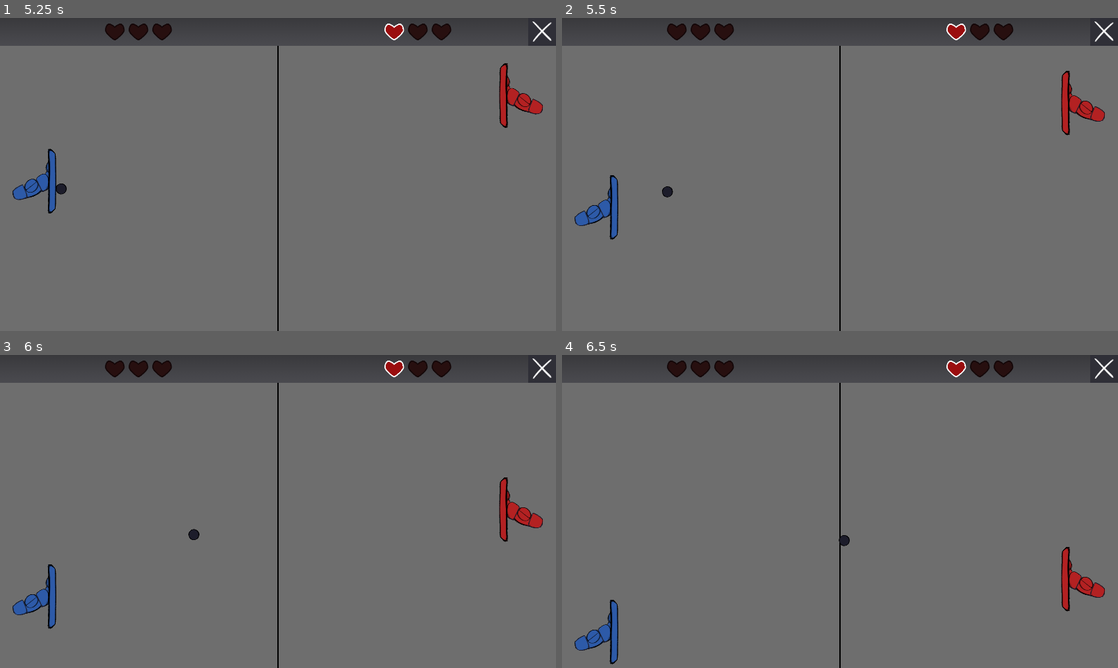
Above: before the commit, frames 1-4 (two rows, left to right).
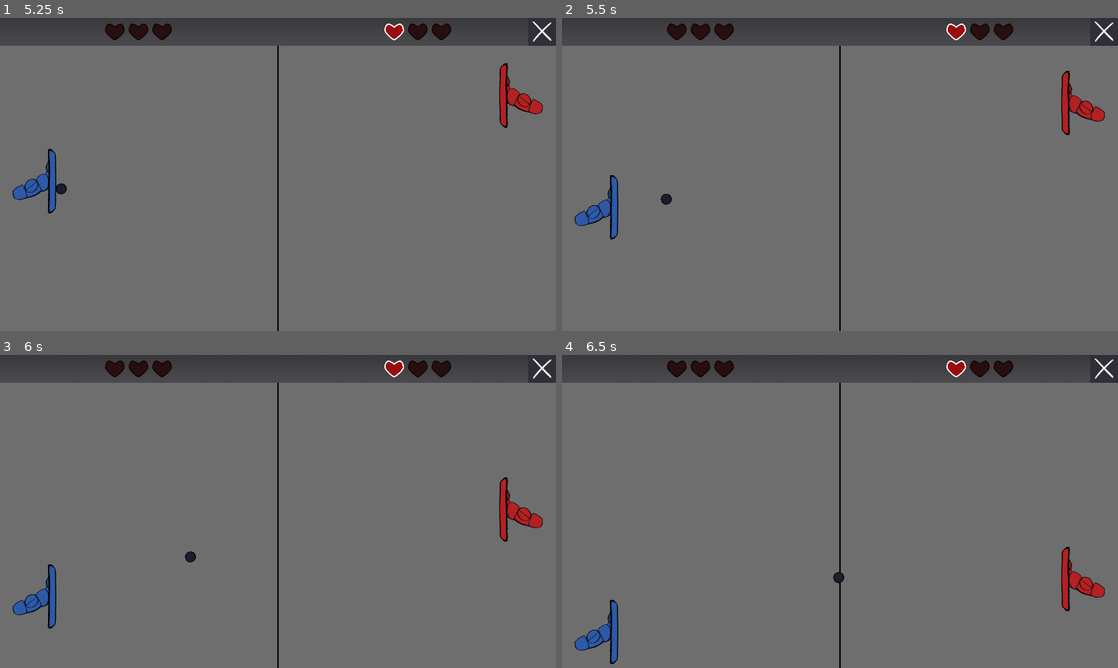
Above: after the commit, the same moments.

Repository: parrotwise/gmtk26-pong
Game: Godot game, scene res://Menu/main_menu.tscn
Two runs of this game, one before a commit and one after it. Both use one fixed random seed, a clock stepped at 60 frames per second and the inputs below. This scene is started directly instead of the project's main scene.
Inputs:
- Up to frame 1 (5.25 s): click "Play" at 0.5 s; hold Up (ui_up) 1.28-2.03 s; hold Down (ui_down) 2.03-2.78 s; hold Up (ui_up) 2.78-4.28 s; hold Down (ui_down) from 4.28 s (still down)
- Up to frame 2 (5.5 s): keep holding Down (ui_down)
- Up to frame 3 (6 s): keep holding Down (ui_down)
- Up to frame 4 (6.5 s): keep holding Down (ui_down)

Frame 1 is identical in both runs. In frame 2, less than 0.1% of the frame differs, in the area x 17-20%, y 53-60%; in frame 3, 0.1%, in the area x 33-36%, y 55-67%; in frame 4, 0.1%.

Commit message:
Implement Ball bounce logic that biases the angle of reflection towards the direction of the paddle's motion increasingly strongly as the point of collision approaches the tip of the paddle on that side

Diff:
--- a/Scripts/ball.gd
+++ b/Scripts/ball.gd
@@ -1,5 +1,12 @@
 class_name Ball
 extends Area2D
+
+
+enum Direction {
+	NONE,
+	UP,
+	DOWN,
+}
 
 
 signal bounce
@@ -10,8 +17,10 @@
 signal score_player
 signal score_opponent
 
+
 @export var speed: float = 250
 @export var pct_speedup_per_bump: int = 2
+@export_range(0.0, 2.0, 0.1) var reflection_bias_strength: float = 1.0
 
 var position_x_min: float:
 	get: return 0
@@ -61,15 +70,69 @@
 
 
 func _on_body_entered(body: Node2D) -> void:
+	var body_motion: Direction = Direction.NONE
+
 	if body is Player:
+		if body.velocity.y > 0:
+			body_motion = Direction.DOWN
+		elif body.velocity.y < 0:
+			body_motion = Direction.UP
+
 		bounce.emit()
 		bounce_player.emit()
 
 	elif body is Opponent:
+		body_motion = body.direction
+
 		bounce.emit()
 		bounce_opponent.emit()
 
+	var reflection_bias: float = 0
+
+	# If the colliding body was moving DOWN, the reflection angle may be biased DOWN
+	if body_motion == Direction.DOWN:
+
+		# No bias applied if the ball bounced off of the UPPER half
+		if position.y <= body.position.y:
+			reflection_bias = 0
+
+		# The LOWER half interpolates between no bias (collision at the center)
+		# and up to 45° DOWN (collision right at the LOWER tip of the collider)
+		else:
+			var alignment_center: float = body.position.y
+			var alignment_tip: float = body.position.y + body.collider.shape.height / 2
+			var alignment: float = clampf(position.y, alignment_center, alignment_tip)
+			var weight: float = (alignment - alignment_center) / (alignment_tip - alignment_center)
+
+			reflection_bias = lerpf(0, PI / 4, weight)
+
+	# If the colliding body was moving UP, the reflection angle may be biased UP
+	elif body_motion == Direction.UP:
+
+		# No bias applied if the ball bounced off of the LOWER half
+		if position.y >= body.position.y:
+			reflection_bias = 0
+
+		# The UPPER half interpolates between no bias (collision at the center)
+		# and up to 45° UP (collision right at the UPPER tip of the collider)
+		else:
+			var alignment_tip: float = body.position.y - body.collider.shape.height / 2
+			var alignment_center: float = body.position.y
+			var alignment: float = clampf(position.y, alignment_tip, alignment_center)
+			var weight: float = (alignment - alignment_tip) / (alignment_center - alignment_tip)
+
+			reflection_bias = lerpf(-PI / 4, 0, weight)
+
+	# Reflect the angle of incidence against the normal before applying the bias
 	direction = PI - direction
+
+	# The bias will be reversed for the Opponent because reflected angles
+	# facing LEFT and RIGHT must curl opposite ways to approach DOWN/UP
+	direction += reflection_bias * (1 if body is Player else -1) * reflection_bias_strength
+
+	# ↑↑ Possible issue: The bias could push the angle of reflection behind the tangent line
+	# if the angle of incidence was already very acute — ignoring for now as improbable
+
 	speed *= 1 + pct_speedup_per_bump / 100.0
 
 
